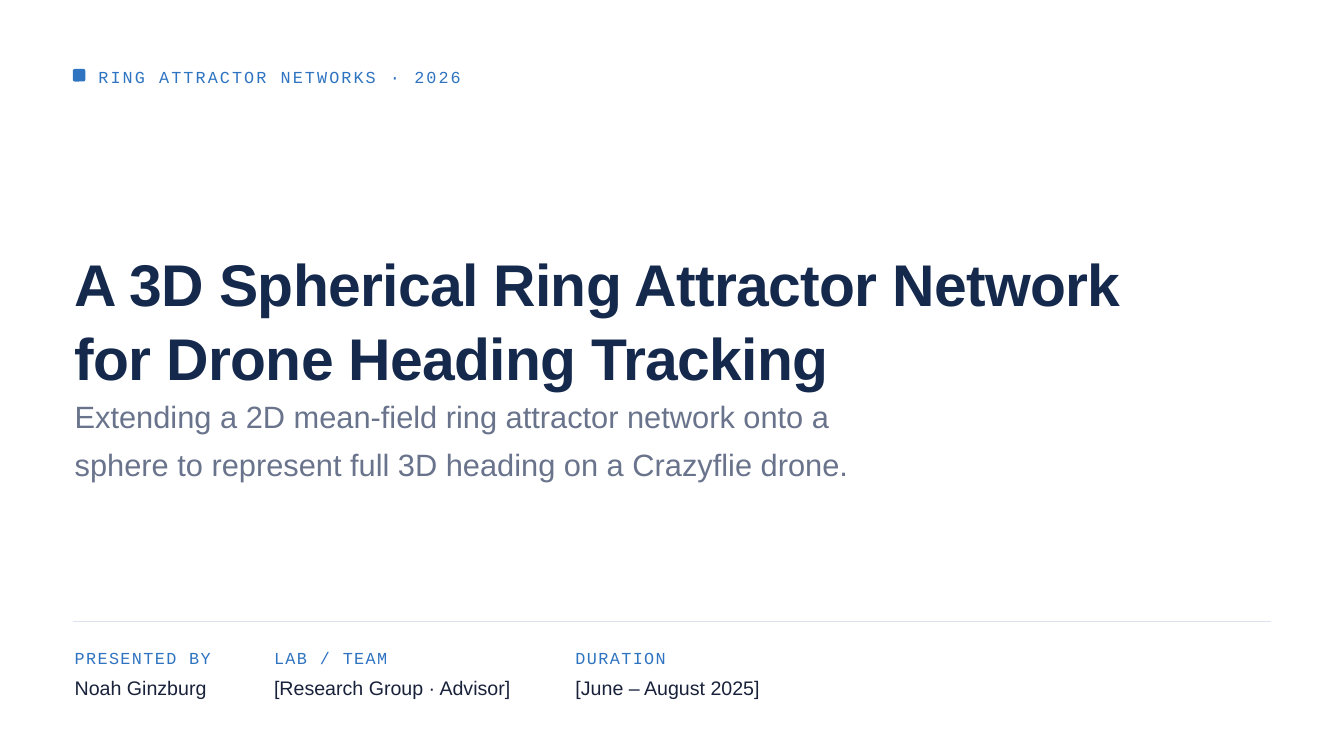
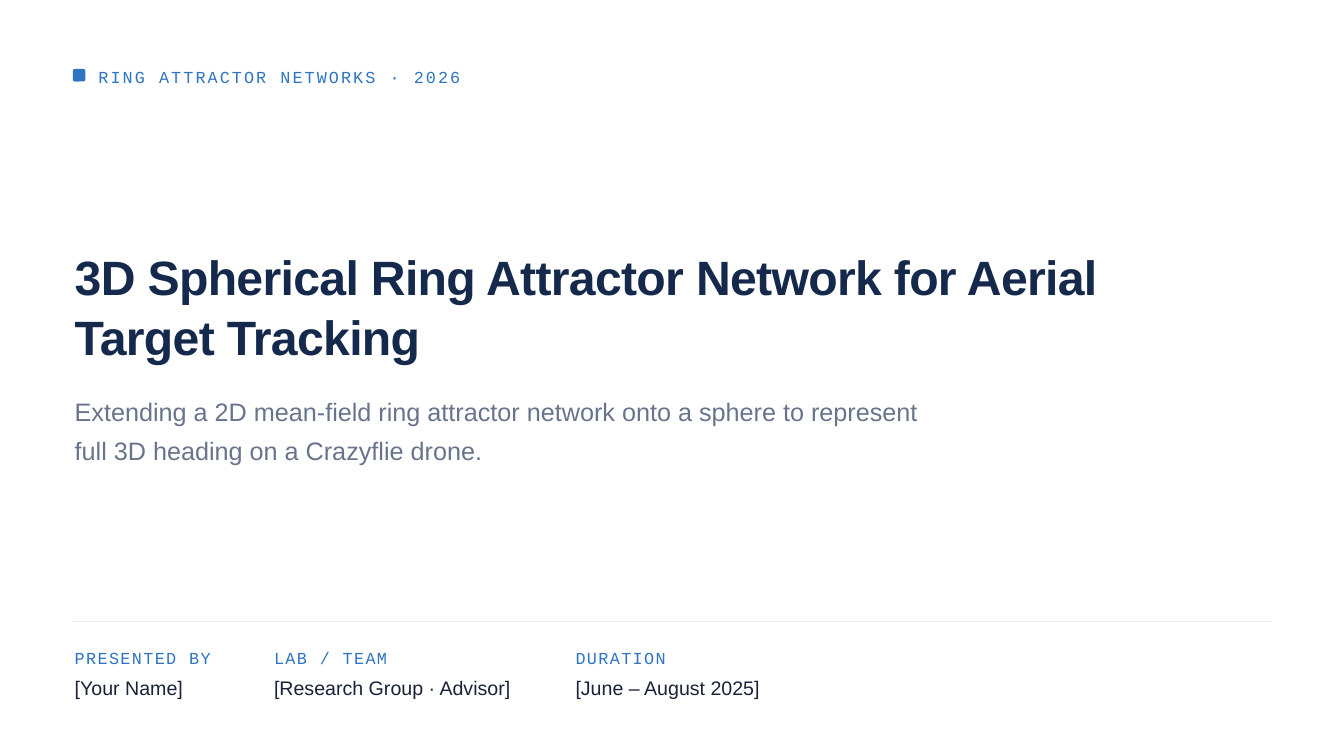
Before and after one commit to noah-ginzburg/RANController, a slide deck: slide 1 of RAN/RAN_Progress/Research_internship_presentation.pptx. Drawn at 1344x756 pixels with LibreOffice and Linux fonts; fonts in the diff are those of the drawing. Boxes give left, top, right and bottom in pixels: in the first picture for what was removed or moved away, otherwise in the second. Text is boxed around its words. In the diff, an @@ line names an element or a change of style, - is before the commit and + after.

```diff
--- a/RAN/RAN_Progress/Research_internship_presentation.pptx
+++ b/RAN/RAN_Progress/Research_internship_presentation.pptx
@@ text at (75, 260, 1097, 365): text changed; size 63 to 51.7 pt @@
-A 3D Spherical Ring Attractor Network for Drone Heading Tracking
+3D Spherical Ring Attractor Network for Aerial Target Tracking
@@ text "Extending a 2D mean-field ring ..." at (75, 403, 917, 465): size 33 to 27.1 pt @@
@@ text at (75, 680, 183, 699): text changed @@
-Noah Ginzburg
+[Your Name]
```
Also in this commit, not shown: 11 other slides changed, 3 slides added, 4 slides removed, 5 other files.
